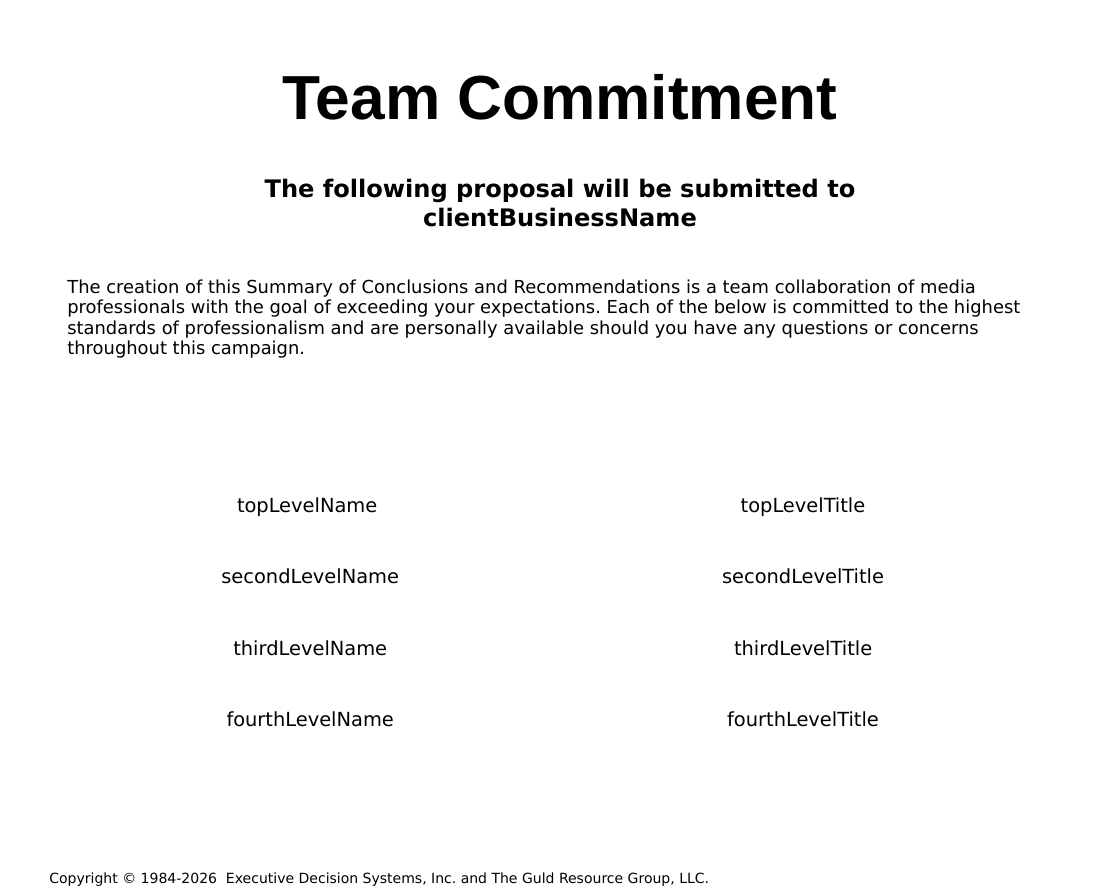
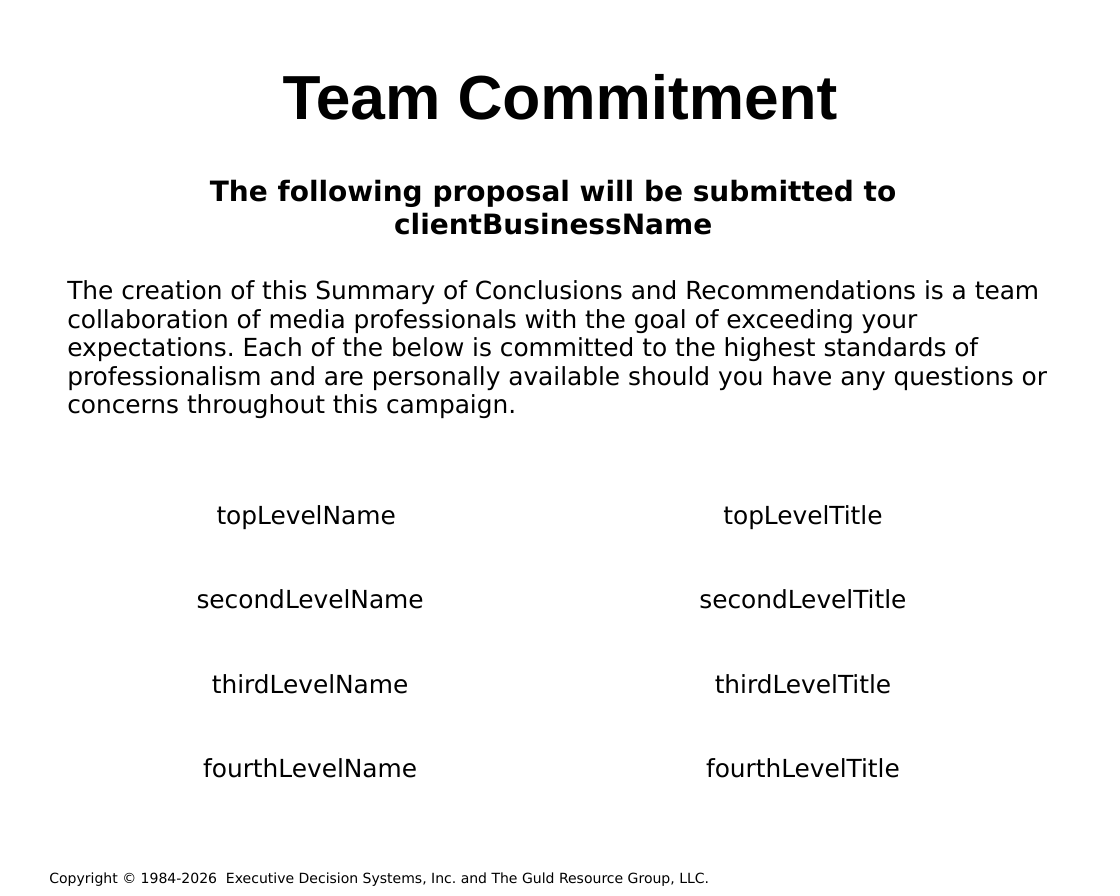
Before and after one commit to hintonandrew510/wizardfrontend, a slide deck: slide 2 of mavenprojectSCR/src/main/resources/powerpointtemplate/tvTemplate.pptx. Drawn at 1120x896 pixels with LibreOffice and Linux fonts; fonts in the diff are those of the drawing; background and template pictures are left out. Boxes give left, top, right and bottom in pixels: in the first picture for what was removed or moved away, otherwise in the second. Text is boxed around its words. In the diff, an @@ line names an element or a change of style, - is before the commit and + after.

```diff
--- a/mavenprojectSCR/src/main/resources/powerpointtemplate/tvTemplate.pptx
+++ b/mavenprojectSCR/src/main/resources/powerpointtemplate/tvTemplate.pptx
@@ text "The following proposal will be ..." at bbox=[210, 179, 897, 235]: size 15.5 to 18 pt @@
@@ text "The creation of this Summary ..." at bbox=[67, 280, 1047, 391]: size 11.5 to 16 pt @@
@@ text "topLevelName" at bbox=[197, 505, 424, 778]: size 12.5 to 16 pt @@
@@ text "topLevelTitle" at bbox=[699, 505, 906, 778]: size 12.5 to 16 pt @@
```
Also in this commit, not shown: 6 other files.
